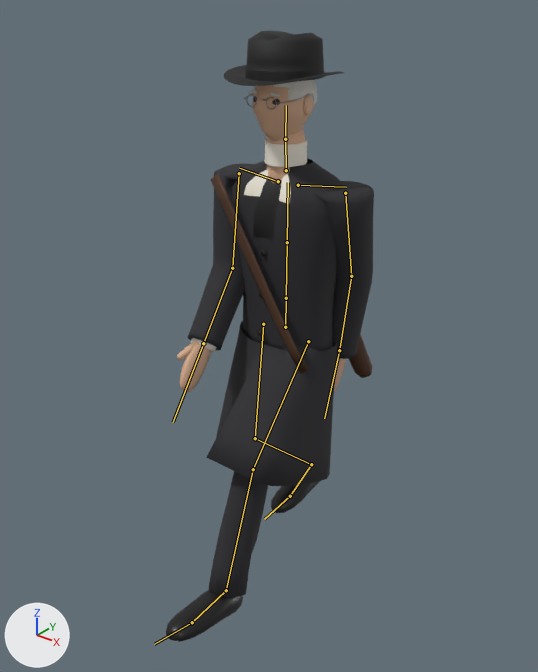
An edit to the glTF model godot/models/npc_vanderlip.glb, drawn before and after from the same camera.
Camera for both pictures: a camera (50 mm lens) standing at (1.321, -1.738, 1.885) and looking at (0.026, -0.119, 0.882). The axes (+X, +Y, +Z) are drawn at lower left. The lights are the same throughout. The first picture is the older version. Both versions are drawn at frame 1 of the action 'Walk'; the numbers are the values there. The bones that change, and the others that lie on the model, are drawn over the model as lines.

Names of what the first picture shows: 'VanderlipBody', 'VanderlipHat', 'VanderlipProp'.
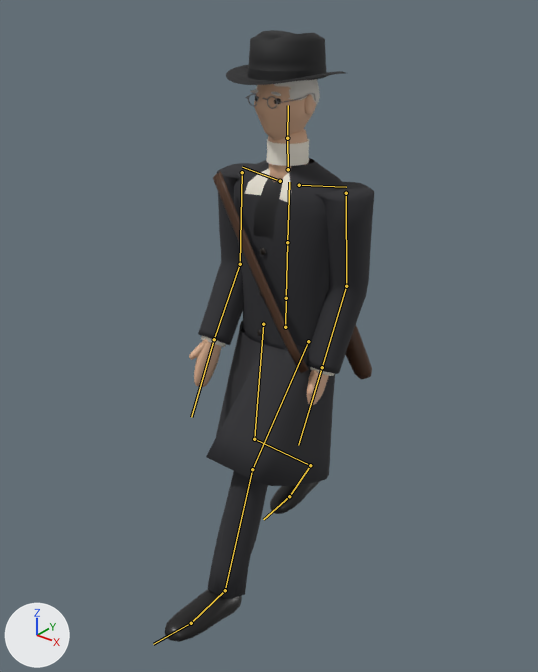
What the commit changed:
Bone 'Chest' (bone_chest) turns from (0, 4, 0) to (-1, 2, 0) degrees about its own x, y and z.
Bone 'UpperArm.L' (bone_upperarm_l) turns from (14, 2, 10) to (5, 1, 6) degrees about its own x, y and z.
Bone 'LowerArm.L' (bone_lowerarm_l) turns from (-10, -1, -1) to (-20, -1, -1) degrees about its own x, y and z.
Bone 'Hand.L' (bone_hand_l) turns from (-6, 0, 0) to (0, 0, 0) degrees about its own x, y and z.
Bone 'UpperArm.R' (bone_upperarm_r) turns from (-15, 1, -8) to (-6, 0, -5) degrees about its own x, y and z.
Bone 'LowerArm.R' (bone_lowerarm_r) turns from (-18, 1, 1) to (-20, 1, 1) degrees about its own x, y and z.
Bone 'Hand.R' (bone_hand_r) turns from (-6, 0, 0) to (0, 0, 0) degrees about its own x, y and z.

Location of each change, [x1, y1, x2, y2] in pixels of the pictures (538 x 672 px):
'VanderlipBody', posed
    before: [166, 80, 374, 642]
    after: [165, 79, 374, 642]
'VanderlipHat', posed
    before: [224, 31, 344, 86]
    after: [226, 30, 346, 85]
'VanderlipProp', posed
    before: [211, 173, 372, 378]
    after: [213, 171, 372, 379]
bone 'Chest', root to tip
    before: (287, 242) to (288, 182)
    after: (287, 242) to (289, 182)
bone 'UpperArm.L', root to tip
    before: (345, 193) to (351, 276)
    after: (346, 193) to (346, 286)
bone 'LowerArm.L', root to tip
    before: (351, 276) to (339, 350)
    after: (346, 286) to (322, 367)
bone 'Hand.L', root to tip
    before: (339, 350) to (324, 418)
    after: (322, 367) to (298, 445)
bone 'UpperArm.R', root to tip
    before: (239, 173) to (232, 268)
    after: (242, 172) to (240, 264)
bone 'LowerArm.R', root to tip
    before: (232, 268) to (203, 343)
    after: (240, 264) to (214, 339)
bone 'Hand.R', root to tip
    before: (203, 343) to (173, 422)
    after: (214, 339) to (191, 417)
